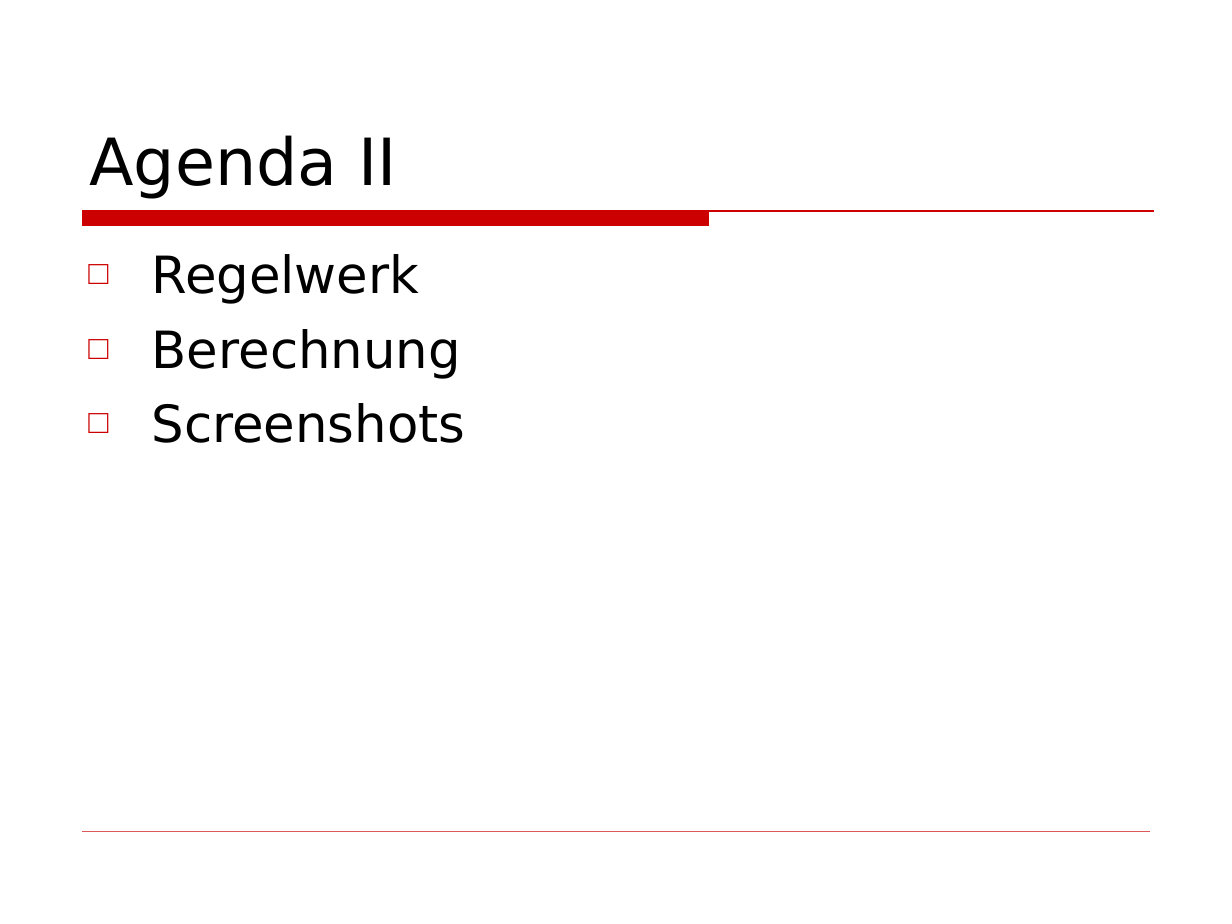
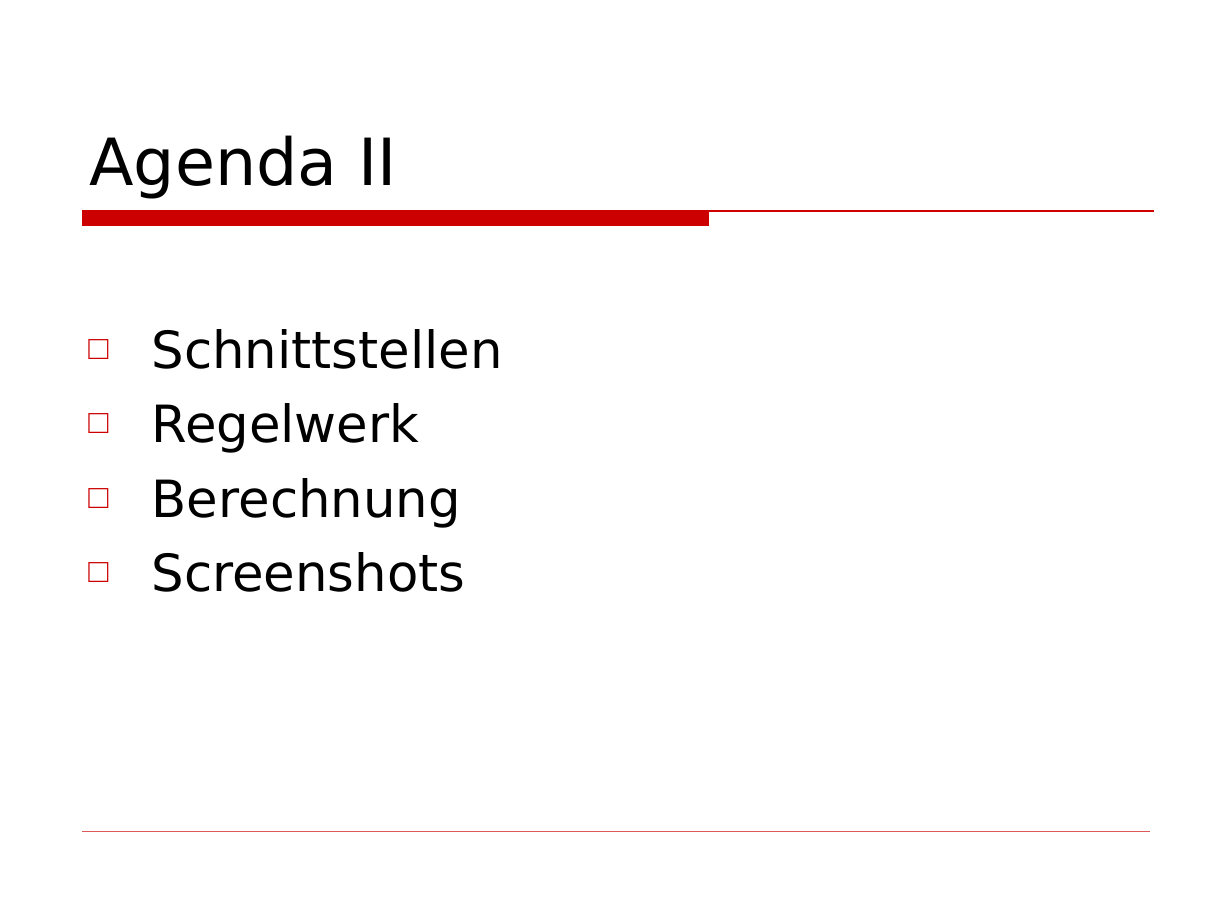
Before and after one commit to BackupTheBerlios/wiptp-svn, a slide deck: slide 3 of docs/Präsentation.ppt. Drawn at 1232x924 pixels with LibreOffice and Linux fonts; fonts in the diff are those of the drawing; background and template pictures are left out. Boxes give left, top, right and bottom in pixels: in the first picture for what was removed or moved away, otherwise in the second. Text is boxed around its words. In the diff, an @@ line names an element or a change of style, - is before the commit and + after.

```diff
--- a/docs/Präsentation.ppt
+++ b/docs/Präsentation.ppt
@@ text at [152,329,503,369]: paragraph added @@
+□ Schnittstellen
```
Also in this commit, not shown: 6 other slides changed, 3 slides added, 3 slides removed, 1 other file.
